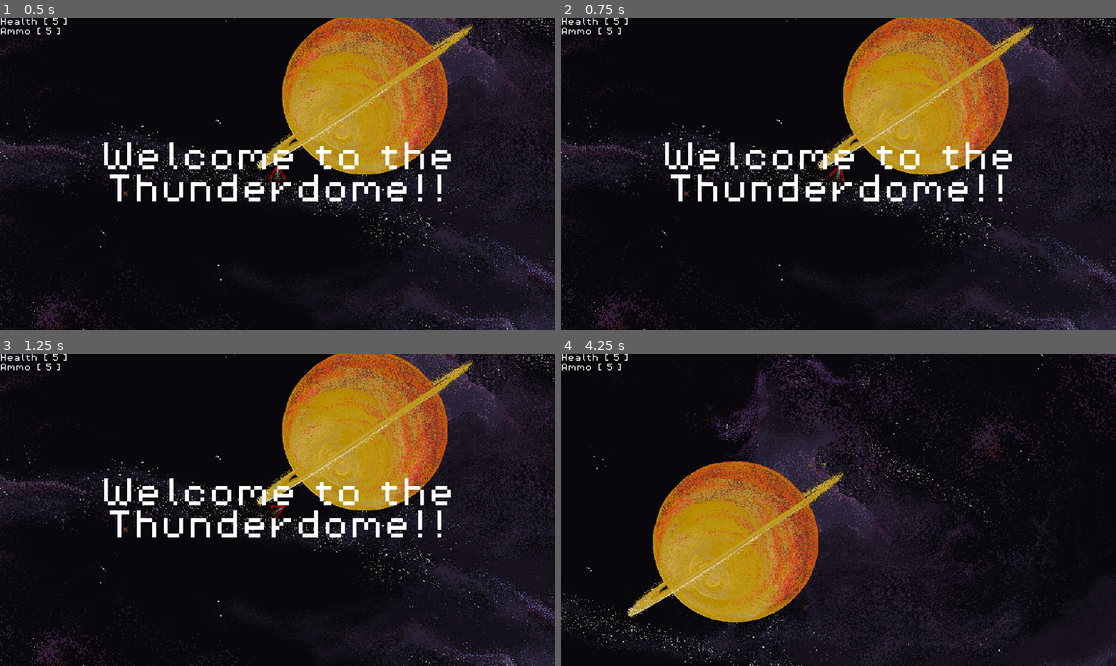
Above: before the commit, frames 1-4 (two rows, left to right).
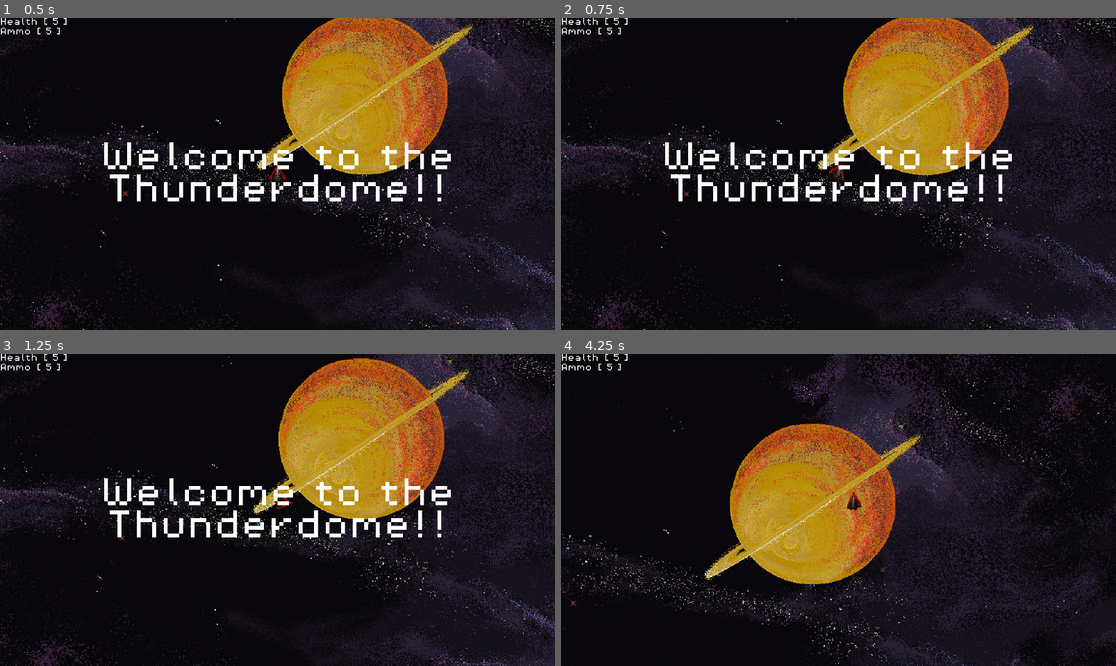
Above: after the commit, the same moments.

Repository: rylanharwood2/Adrift
Game: Godot game, scene res://scenes/game.tscn
Two runs of this game, one before a commit and one after it. Both use one fixed random seed, a clock stepped at 60 frames per second and the inputs below.
Inputs:
- Up to frame 1 (0.5 s): no input
- Up to frame 2 (0.75 s): tap Enter at 0.5 s; hold D (move_right) from 0.53 s (still down); hold Alt (boost) from 0.53 s (still down)
- Up to frame 3 (1.25 s): keep holding D (move_right); keep holding Alt (boost)
- Up to frame 4 (4.25 s): release D (move_right) at 1.28 s; release Alt (boost) at 1.28 s; hold Left (move_left) 1.28-2.03 s; tap Alt (boost) at 1.35, 2.85 s; hold D (move_right) 2.03-2.78 s; hold Alt (boost) 2.03-2.78 s; tap Space (shoot) at 2.1 s; hold W (move_up) 2.78-3.53 s; hold Left (move_left) from 3.53 s (still down); hold Alt (boost) from 3.53 s (still down)

Frame 1 is identical in both runs. In frame 2, 5.8% of the frame differs, in the area x 0-100%, y 0-100%; in frame 3, 19%; in frame 4, 36%.

Commit message:
worked on boost and tweaked some global player vals

Diff:
--- a/scenes/game.tscn
+++ b/scenes/game.tscn
@@ -36,14 +36,6 @@
 
 [node name="Player" parent="." instance=ExtResource("1_13bel")]
 unique_name_in_owner = true
-health = 5
-ammo = 5
-flame_on_counter = 0
-idle_couter = 0
-acceleration = 70.0
-max_speed = 200.0
-friction = 0.965
-rotation_speed = 1.3
 
 [node name="HUD" parent="." instance=ExtResource("7_sxbnq")]
 
--- a/scripts/player.gd
+++ b/scripts/player.gd
@@ -10,13 +10,14 @@
 var is_colliding: bool = false
 var is_tilting: bool = false
 var is_boosting: bool = false
+var rotation_direction = 0
 @export var flame_on_counter : int = 0
 @export var idle_couter : int = 0
 
-@export var acceleration: float = 70.0  # Acceleration while pressing forward
-@export var max_speed: float = 200.0      # Maximum speed the spaceship can reach
-@export var friction: float = 0.965        # Friction for gradual slowdown
-@export var rotation_speed: float = 1.3        # Rotation speed when pressing a side input
+@export var acceleration: float = 70.0  	# Acceleration while pressing forward
+@export var max_speed: float = 200.0      	# Maximum speed the spaceship can reach
+@export var friction: float = 0.965        	# Friction for gradual slowdown
+@export var rotation_speed: float = 2    	# Rotation speed when pressing a side input
 
 var scene = preload("res://scenes/bullet.tscn")
 
@@ -43,8 +44,10 @@
 # boooooooooost
 func boost() -> void:
 	# TODO
-	velocity = 1.2 * velocity#.rotated(rotation)
 	max_speed = 300
+	velocity += (rotation_direction * acceleration * 0.05)
+	if (velocity.length() > max_speed):
+		velocity = velocity.normalized() * max_speed
 
 func play_tilting_animation() -> void:
 	var tilting_direction = Input.get_axis("move_left", "move_right")
@@ -83,10 +86,10 @@
 	var forward_input = Input.is_action_pressed("move_up")
 	var directional_input = Input.get_axis("move_left","move_right")
 
-	var direction = Vector2(1, 0).rotated(rotation)
+	rotation_direction = Vector2(1, 0).rotated(rotation)
 
 	if forward_input:
-		velocity += (direction * acceleration * delta)
+		velocity += (rotation_direction * acceleration * delta)
 		if (velocity.length() > max_speed):
 				velocity = velocity.normalized() * max_speed
 	elif !forward_input:
